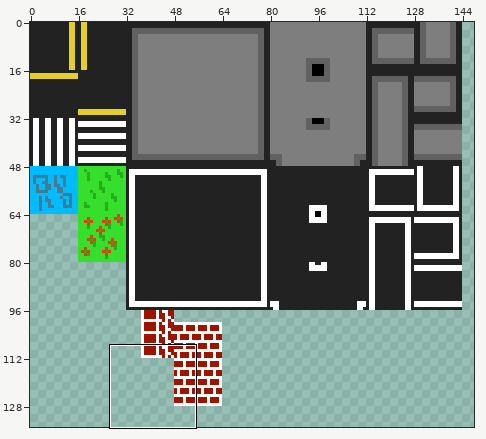
File history of a sprite sheet, Tiles/City Tiles.png. The picture above shows the old version from afar; the outline marks the close-up.
Close-up. Earlier state:
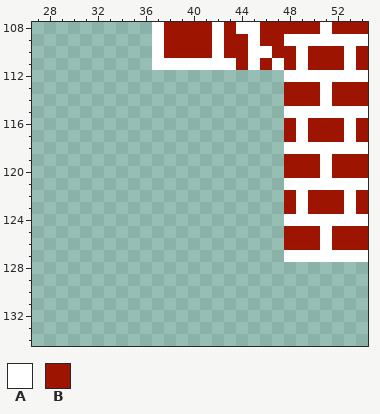
The file is 192x192 pixels. Shown: x 27..54, y 108..134. The wide view leaves out empty margins.
Palette (. is transparent): A #ffffff  B #9d1500
Pixels before, first column x 37:
108 ABBBBABAABBBBBABBB
109 ABBBBABBABBAAAAAAA
110 ABBBBABBAABBABBBAB
111 AAAAAAABABABABBBAB
112 ...........AAAAAAA
113 ...........BBBABBB
114 ...........BBBABBB
115 ...........AAAAAAA
116 ...........BABBBAB
117 ...........BABBBAB
118 ...........AAAAAAA
119 ...........BBBABBB
120 ...........BBBABBB
121 ...........AAAAAAA
122 ...........BABBBAB
123 ...........BABBBAB
124 ...........AAAAAAA
125 ...........BBBABBB
126 ...........BBBABBB
127 ...........AAAAAAA
The same view after the edit:
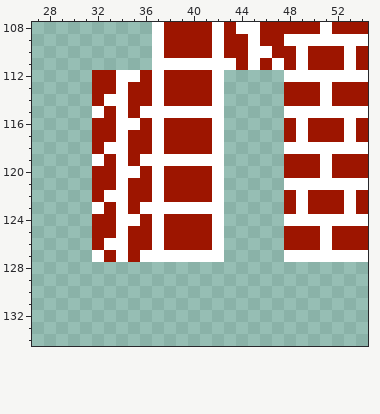
Difference:
Changed rows in their new state; - is an unchanged pixel.
first column x 32:
112 BBAABABBBBA
113 BBABBABBBBA
114 BAABBABBBBA
115 ABABAAAAAAA
116 BBAABABBBBA
117 BBABBABBBBA
118 BAABBABBBBA
119 ABABAAAAAAA
120 BBAABABBBBA
121 BBABBABBBBA
122 BAABBABBBBA
123 ABABAAAAAAA
124 BBAABABBBBA
125 BBABBABBBBA
126 BAABBABBBBA
127 ABABAAAAAAA
Where, in picture pixels (left, top, right, bottom), the same in both close-ups:
added: (92, 70, 224, 262)
